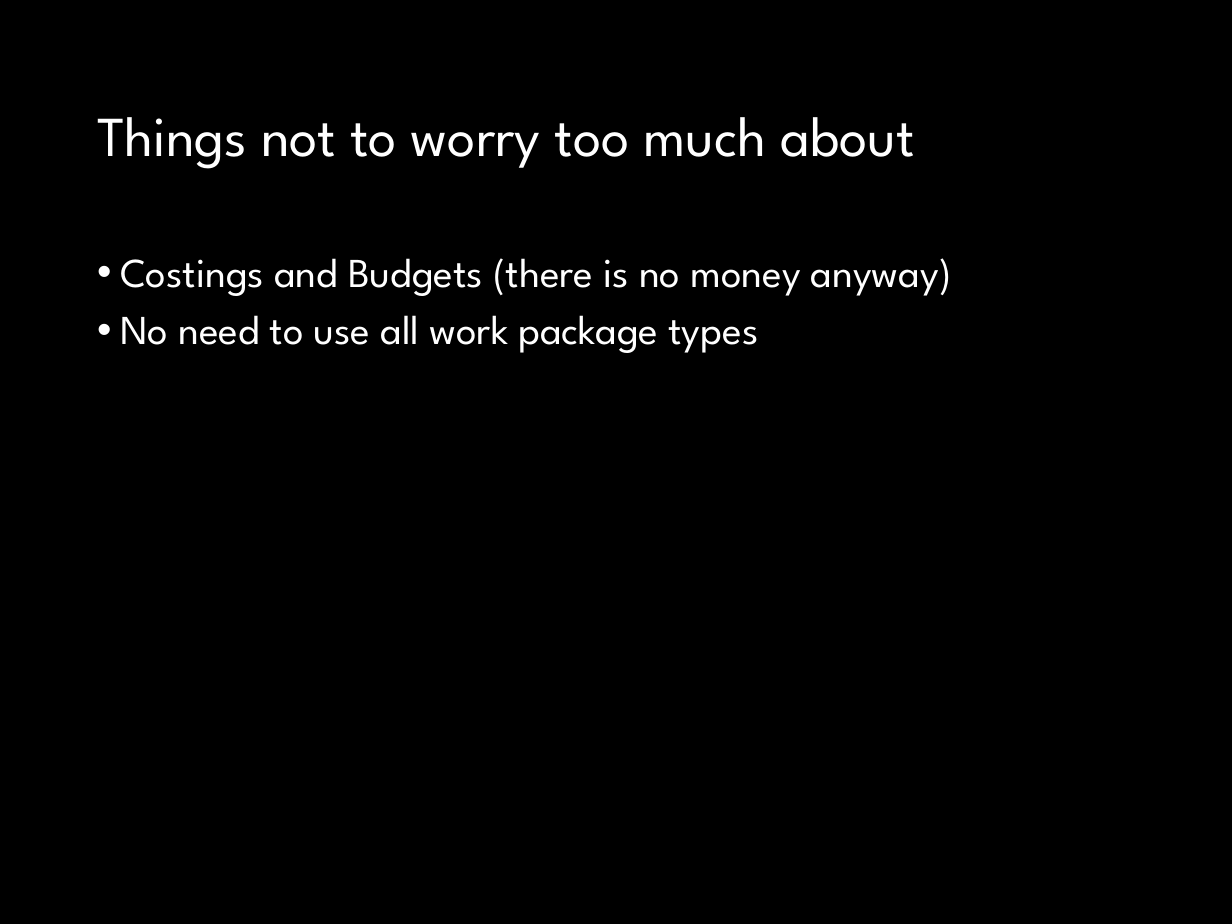
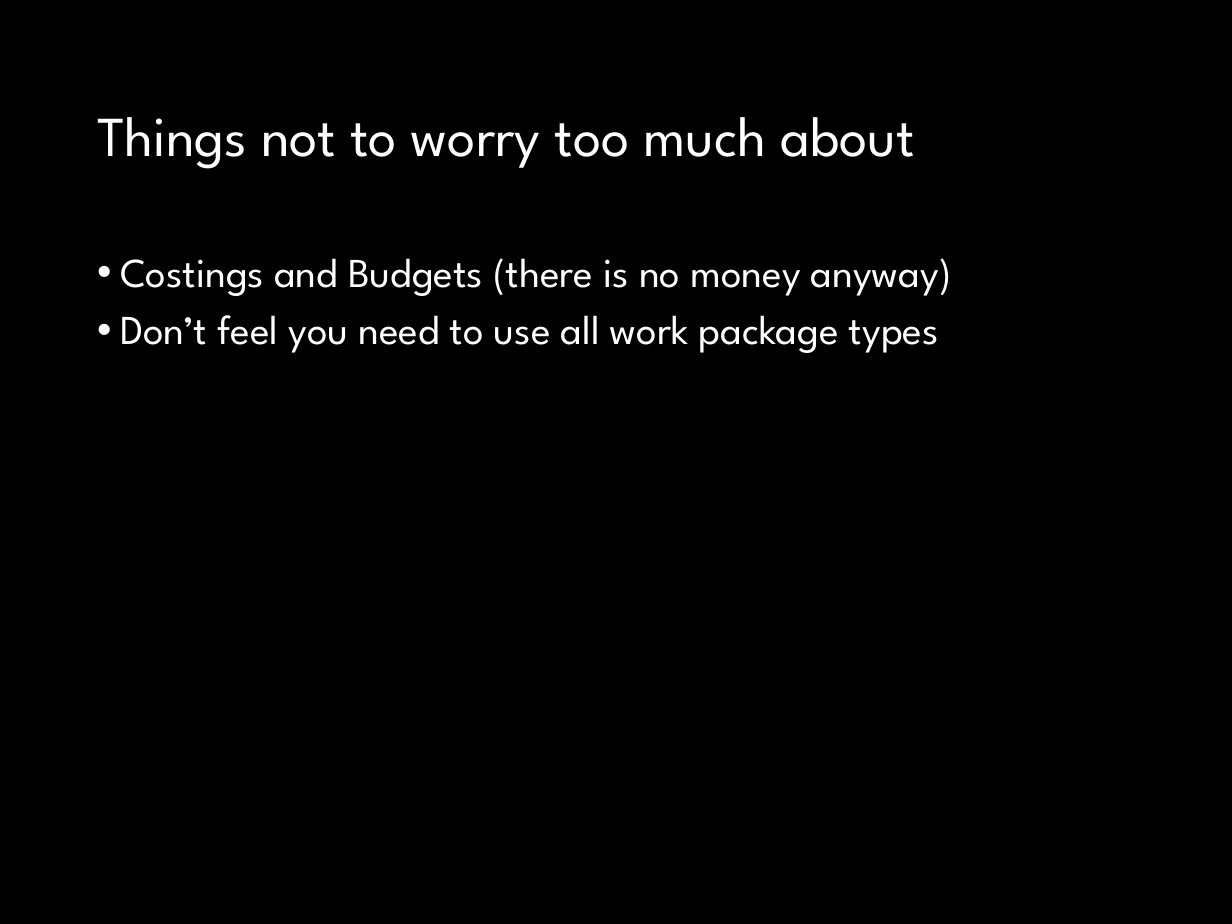
Before and after one commit to fossabot/SPE2018, a slide deck: slide 18 of Lecture Slides/02 Open Project.pptx. Drawn at 1232x924 pixels with LibreOffice and Linux fonts; fonts in the diff are those of the drawing. Boxes give left, top, right and bottom in pixels: in the first picture for what was removed or moved away, otherwise in the second. Text is boxed around its words. In the diff, an @@ line names an element or a change of style, - is before the commit and + after.

```diff
--- a/Lecture Slides/02 Open Project.pptx
+++ b/Lecture Slides/02 Open Project.pptx
@@ text at <box>120,315,939,353</box>: text changed @@
-• No need to use all work package types
+• Don’t feel you need to use all work package types
```
Also in this commit, not shown: 9 other slides changed, 3 slides added, 1 slide removed.
